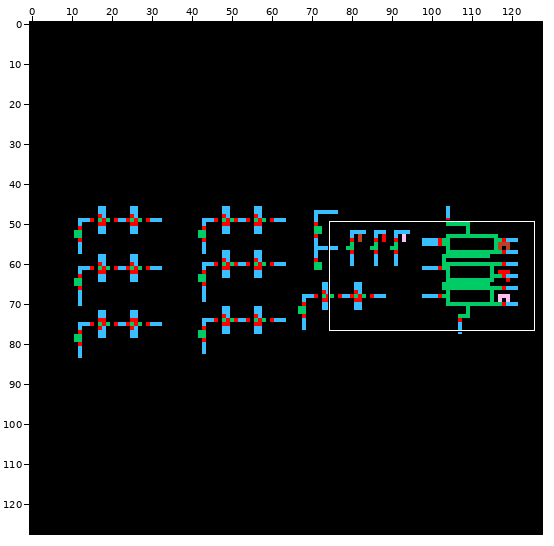
A sprite sheet gets an edit: SHIFTER_BIT_TEST/schematic/thumbnail_128x128.png. The picture above shows the old version from afar; the outline marks the close-up.
Close-up. Before the edit:
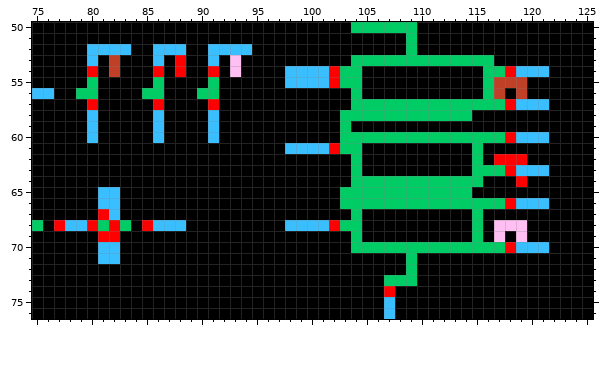
The file is 128x128 pixels. Shown: x 75..125, y 50..76.
The result:
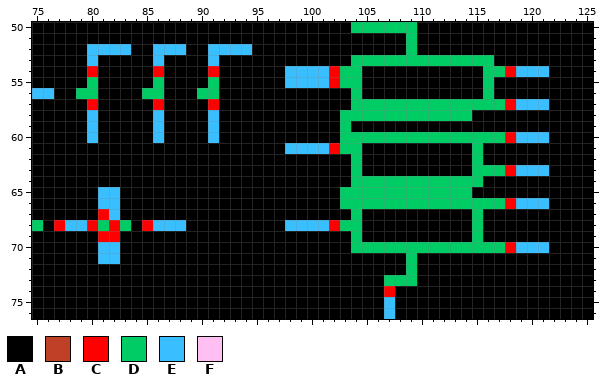
Palette (. is transparent): A #000000  B #bf4026  C #ff0000  D #00cc66  E #39bfff  F #ffbff2
Edits made:
Colour A replaces colour B in rows 53 to 54 at x 82; in row 55 at x 117 to 119; in row 56 at x 117 and 119.
Colour A replaces colour C in rows 53 to 54 at x 88; in row 62 at x 117 to 119; in row 64 at x 119.
Colour A replaces colour F in rows 53 to 54 at x 93; in row 68 at x 117 to 119; in row 69 at x 117 and 119.
Changed places in both close-ups, as pixel boxes (x1, y1, x2, y2):
changed: (109, 55, 120, 77)
changed: (175, 55, 186, 77)
changed: (230, 55, 241, 77)
changed: (494, 77, 527, 99)
changed: (494, 154, 527, 187)
changed: (494, 220, 527, 242)
